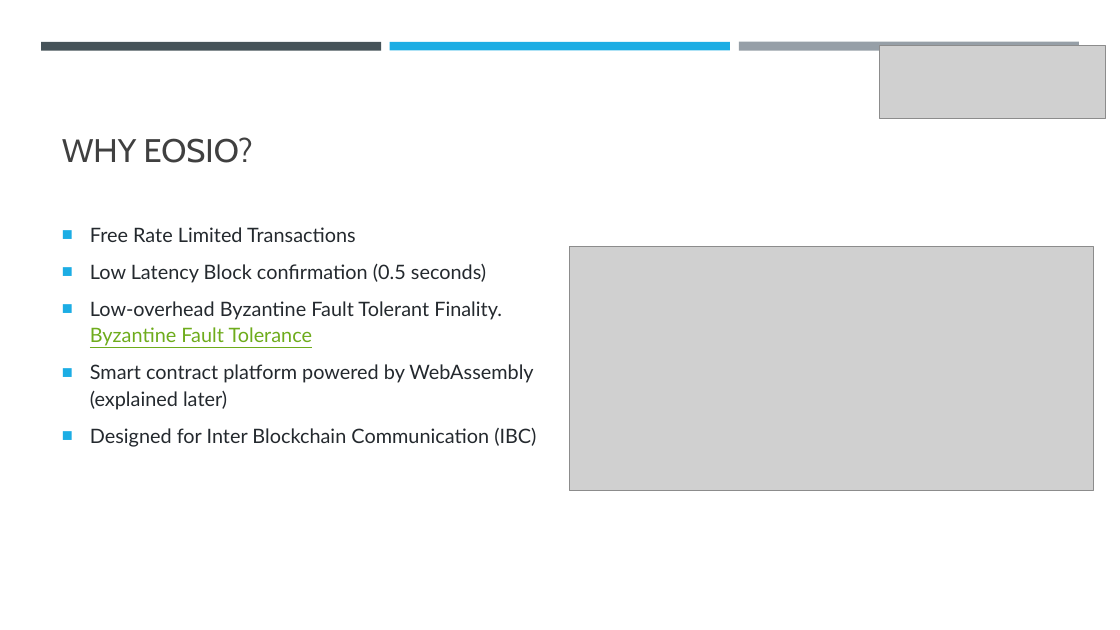
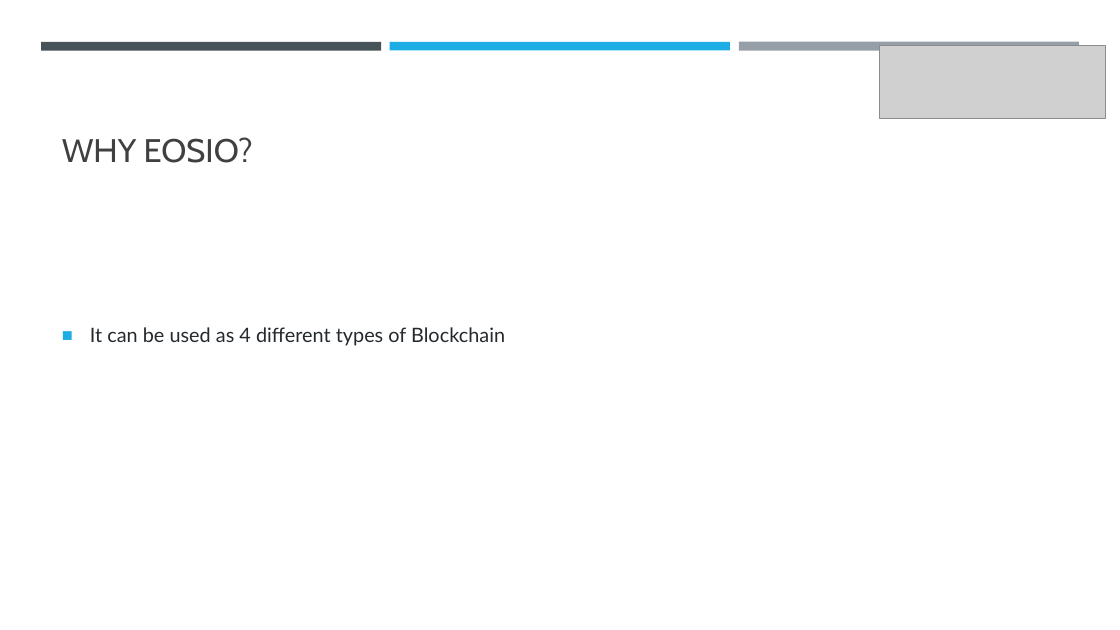
Before and after one commit to abhi3700/My_Learning_Blockchain, a slide deck: slide 9 of PPT.pptx (slide 7 before the commit). Drawn at 1120x630 pixels with LibreOffice and Linux fonts; fonts in the diff are those of the drawing; grey boxes stand for pictures. Boxes give left, top, right and bottom in pixels: in the first picture for what was removed or moved away, otherwise in the second. Text is boxed around its words. In the diff, an @@ line names an element or a change of style, - is before the commit and + after.

```diff
--- a/PPT.pptx
+++ b/PPT.pptx
@@ picture removed at bbox=[570, 247, 1093, 492] @@
@@ text at bbox=[90, 327, 505, 346]: text changed @@
-■ Free Rate Limited Transactions
-■ Low Latency Block confirmation (0.5 seconds)
-■ Low-overhead Byzantine Fault Tolerant Finality. Byzantine Fault Tolerance
-■ Smart contract platform powered by WebAssembly (explained later)
-■ Designed for Inter Blockchain Communication (IBC)
+■ It can be used as 4 different types of Blockchain
```
Also in this commit, not shown: 3 other slides changed, 3 slides added, 34 slides removed.
